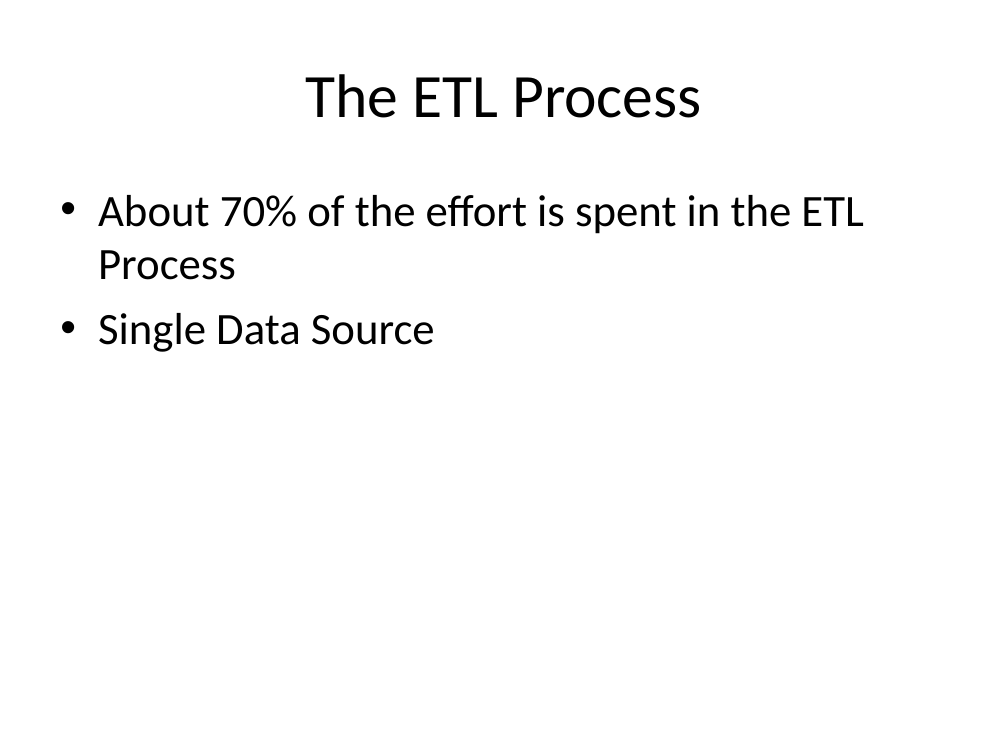
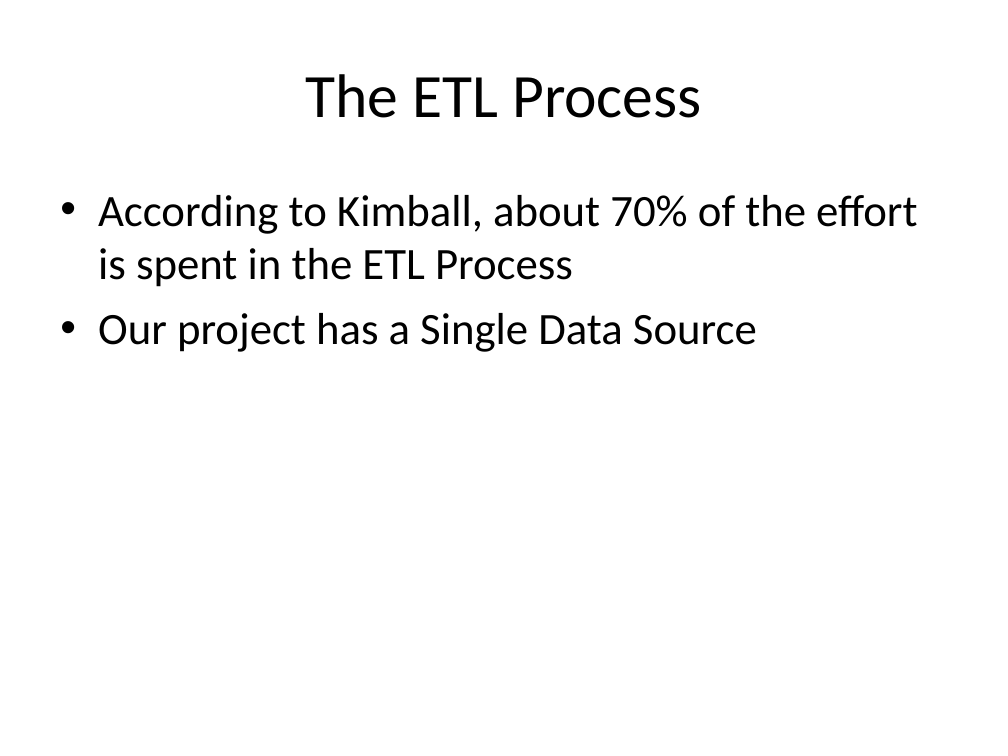
Before and after one commit to edvelezg/unb-dw, a slide deck: slide 15 of project/Presentation/Datawarehousing.ppt (slide 3 before the commit). Drawn at 1008x756 pixels with LibreOffice and Linux fonts; fonts in the diff are those of the drawing. Boxes give left, top, right and bottom in pixels: in the first picture for what was removed or moved away, otherwise in the second. Text is boxed around its words. In the diff, an @@ line names an element or a change of style, - is before the commit and + after.

```diff
--- a/project/Presentation/Datawarehousing.ppt
+++ b/project/Presentation/Datawarehousing.ppt
@@ text at (x1=98, y1=195, x2=917, y2=352): text changed @@
-• About 70% of the effort is spent in the ETL Process
-• Single Data Source
+• According to Kimball, about 70% of the effort is spent in the ETL Process
+• Our project has a Single Data Source
```
Also in this commit, not shown: 3 other slides changed, 10 slides added, 1 slide removed.
